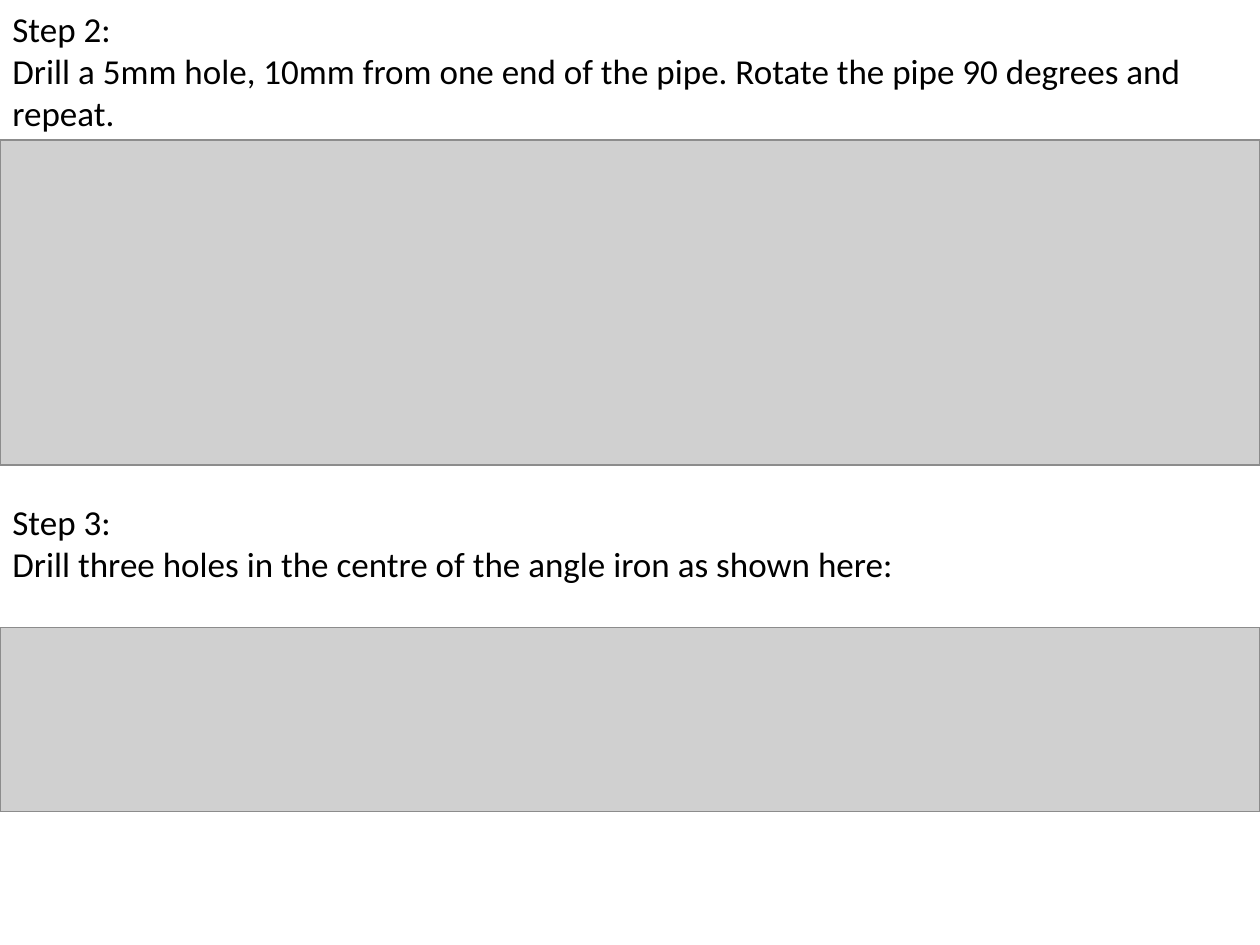
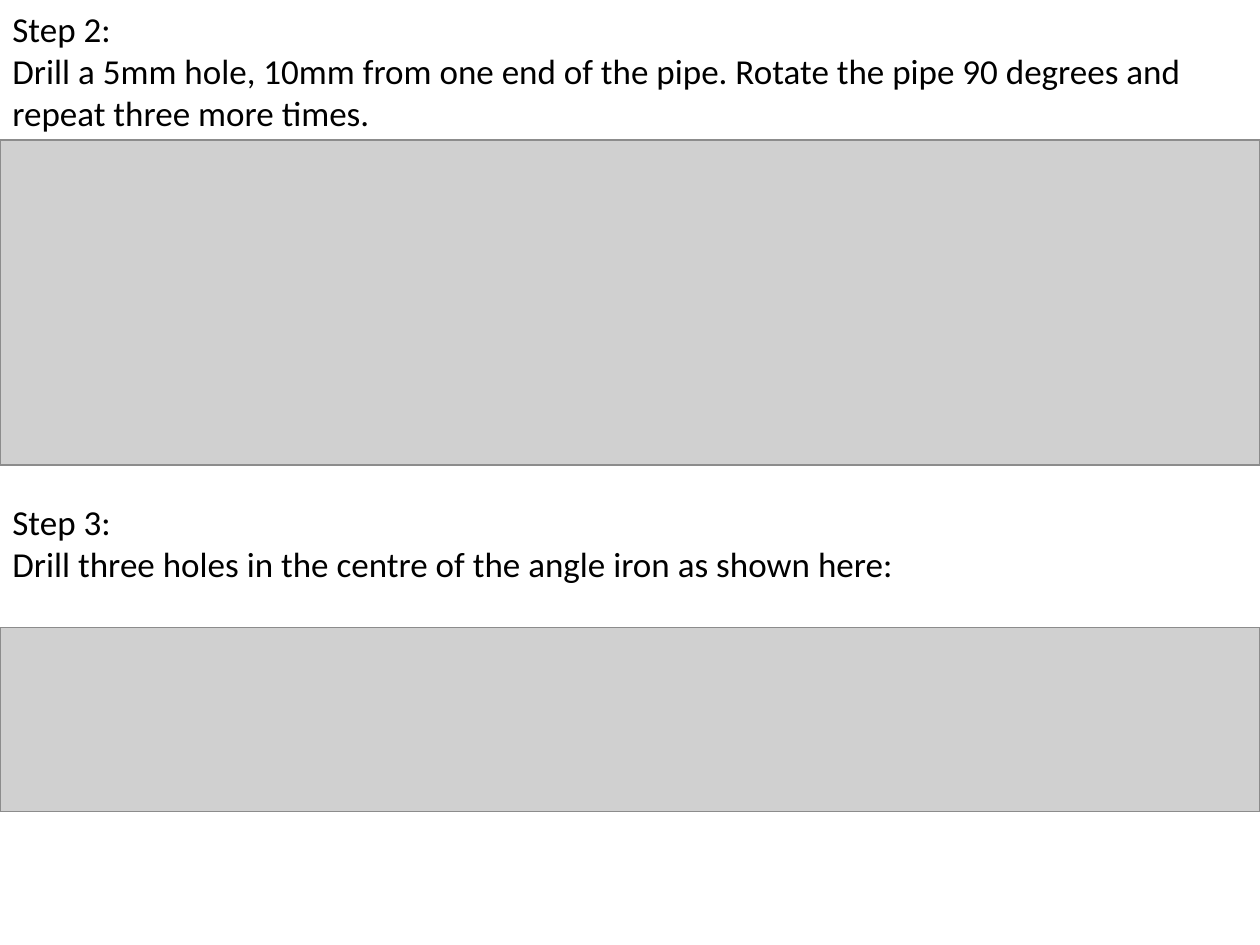
Before and after one commit to localelectricity/Wind-Turbine-Instructions, a slide deck: slide 7 of PVC Blade Instructions.pptx (slide 6 before the commit). Drawn at 1260x945 pixels with LibreOffice and Linux fonts; fonts in the diff are those of the drawing; grey boxes stand for pictures. Boxes give left, top, right and bottom in pixels: in the first picture for what was removed or moved away, otherwise in the second. Text is boxed around its words. In the diff, an @@ line names an element or a change of style, - is before the commit and + after.

```diff
--- a/PVC Blade Instructions.pptx
+++ b/PVC Blade Instructions.pptx
@@ text at [12,59,1180,132]: text changed @@
-Drill a 5mm hole, 10mm from one end of the pipe. Rotate the pipe 90 degrees and repeat.
+Drill a 5mm hole, 10mm from one end of the pipe. Rotate the pipe 90 degrees and repeat three more times.
```
Also in this commit, not shown: 9 other slides changed, 4 slides added, 2 slides removed.
